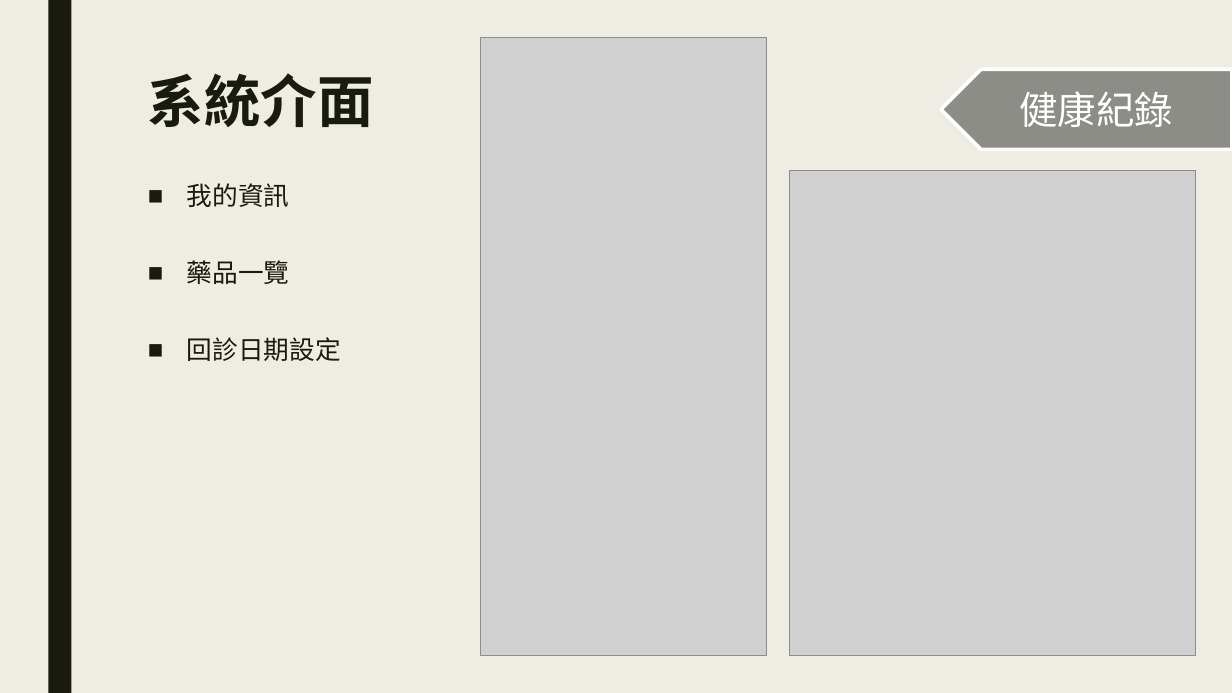
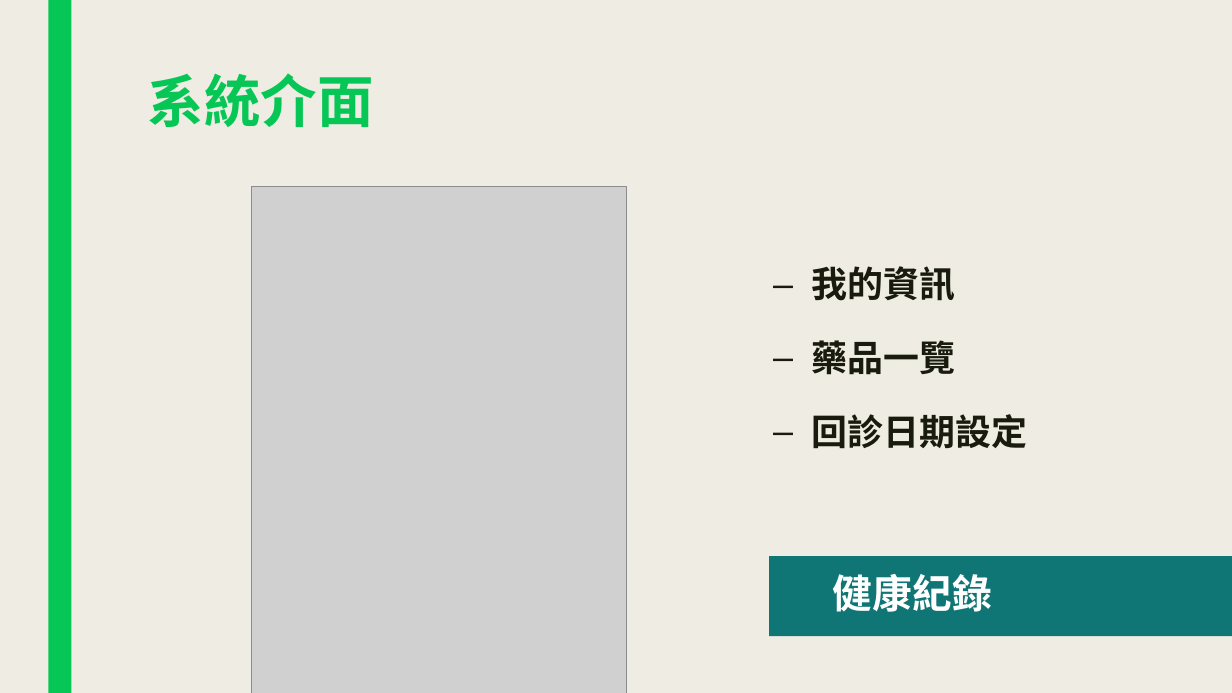
Before and after one commit to plum0411/e-commerce, a slide deck: slide 17 of LINE在電商領域能提出之新功能.pptx (slide 13 before the commit). Drawn at 1232x693 pixels with LibreOffice and Linux fonts; fonts in the diff are those of the drawing; grey boxes stand for pictures. Boxes give left, top, right and bottom in pixels: in the first picture for what was removed or moved away, otherwise in the second. Text is boxed around its words. In the diff, an @@ line names an element or a change of style, - is before the commit and + after.

```diff
--- a/LINE在電商領域能提出之新功能.pptx
+++ b/LINE在電商領域能提出之新功能.pptx
@@ rectangle at (x1=48, y1=0, x2=71, y2=693): fill #191B0E to #06C755 @@
@@ title "系統介面" at (x1=148, y1=73, x2=374, y2=127): text colour #191B0E to #06C755 @@
@@ picture removed at (x1=789, y1=171, x2=1196, y2=656) @@
@@ picture resized from (x1=481, y1=37, x2=766, y2=655) to (x1=251, y1=187, x2=627, y2=693) @@
@@ text "我的資訊" moved from (x1=187, y1=183, x2=341, y2=361) to (x1=812, y1=266, x2=1027, y2=449) @@
@@ text "我的資訊" at (x1=812, y1=266, x2=1027, y2=449): size 20 to 28 pt, font Roboto to Noto Sans CJK SC, bold on; bullet ■ to –; list level 1 to 2 in "我的資訊"; line spacing 2 to 1.5; list level 1 to 2 in "藥品一覽"; list level 1 to 2 in "回診日期設定" @@
@@ rectangle "健康紀錄" resized from (x1=941, y1=69, x2=1232, y2=150) to (x1=770, y1=556, x2=1232, y2=637) @@
@@ rectangle "健康紀錄" at (x1=770, y1=556, x2=1232, y2=637): size 30 to 31 pt, bold on; alignment centre to left; line spacing 1 to 0.9; more space between paragraphs; pentagon arrow to rectangle; fill #8C8D86 to #107575; outline #FFFFFF 2.75 pt to none; mirrored @@
```
Also in this commit, not shown: 22 other slides changed, 5 slides added, 2 other files.
